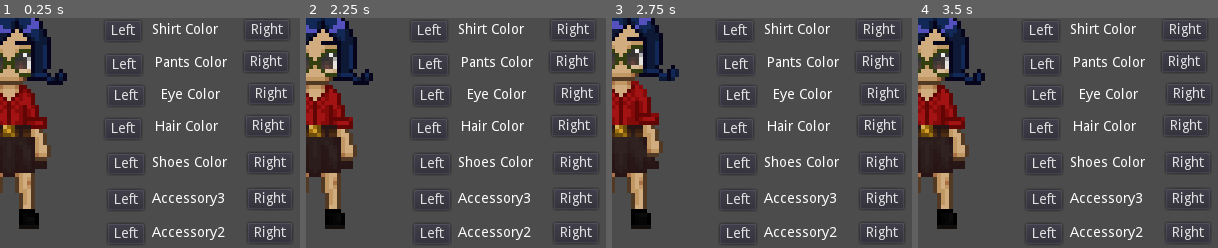
Above: before the commit, frames 1-4 (left to right).
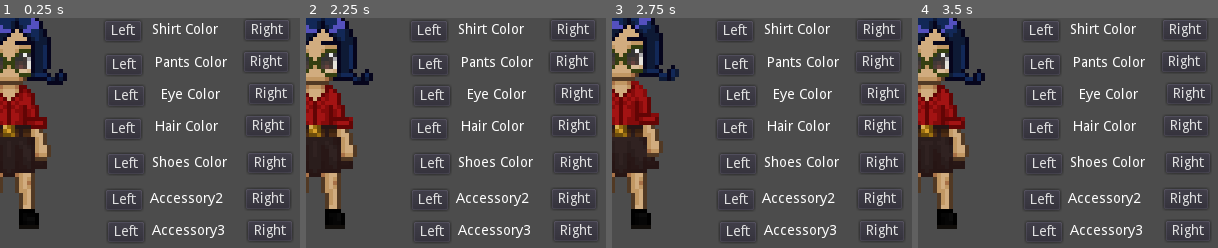
Above: after the commit, the same moments.

Repository: Bronsky91/godwood
Game: Godot game, scene res://Scenes/Menu.tscn
Two runs of this game, one before a commit and one after it. Both use one fixed random seed, a clock stepped at 60 frames per second and the inputs below.
Inputs (mouse positions are % of the whole screen's width and height, from its top left):
- Up to frame 1 (0.25 s): no input
- Up to frame 2 (2.25 s): click (32, 4) at 0.52 s; type "Alex" at 0.6 s; click (83, 4) at 0.75 s; type "Alex" at 0.83 s; click "B" at 1.25 s; click "G" at 2 s
- Up to frame 3 (2.75 s): no input
- Up to frame 4 (3.5 s): click "Left" at 2.75 s
The pictures show only the part of the screen within x 50-100%, y 29-79%; the shares and areas given below are measured in that part.

The runs differ from the first frame. In frame 1, 2.5% of the frame differs, in the area x 35-98%, y 74-97%; in frame 2, 2.5%; in frame 3, 2.5%; in frame 4, 2.5%.

Commit message:
Accessory2-3

Diff:
--- a/Scenes/CharacterCreation.tscn
+++ b/Scenes/CharacterCreation.tscn
@@ -342,10 +342,10 @@
 text = "Right"
 
 [node name="Accessory2Label" type="Label" parent="."]
-margin_left = 464.469
-margin_top = 353.842
-margin_right = 537.469
-margin_bottom = 367.842
+margin_left = 462.025
+margin_top = 320.447
+margin_right = 535.025
+margin_bottom = 334.447
 text = "Accessory2"
 align = 1
 
@@ -365,9 +365,9 @@
 
 [node name="Accessory3Label" type="Label" parent="."]
 margin_left = 463.605
-margin_top = 319.842
+margin_top = 352.422
 margin_right = 536.605
-margin_bottom = 333.842
+margin_bottom = 366.422
 text = "Accessory3"
 align = 1
 
@@ -473,6 +473,10 @@
 [connection signal="button_up" from="ShirtColorLabel/Right" to="." method="_on_Color_Selection_button_up" binds= [ 1, "Top" ]]
 [connection signal="button_up" from="Accessory1Label/Left" to="." method="_on_Sprite_Selection_button_up" binds= [ -1, "Accessory1" ]]
 [connection signal="button_up" from="Accessory1Label/Right" to="." method="_on_Sprite_Selection_button_up" binds= [ 1, "Accessory1" ]]
+[connection signal="button_up" from="Accessory2Label/Left" to="." method="_on_Sprite_Selection_button_up" binds= [ -1, "Accessory2" ]]
+[connection signal="button_up" from="Accessory2Label/Right" to="." method="_on_Sprite_Selection_button_up" binds= [ 1, "Accessory2" ]]
+[connection signal="button_up" from="Accessory3Label/Left" to="." method="_on_Sprite_Selection_button_up" binds= [ -1, "Accessory3" ]]
+[connection signal="button_up" from="Accessory3Label/Right" to="." method="_on_Sprite_Selection_button_up" binds= [ 1, "Accessory3" ]]
 [connection signal="button_up" from="ShoesLabel/Left" to="." method="_on_Sprite_Selection_button_up" binds= [ 1, "Shoes" ]]
 [connection signal="button_up" from="ShoesLabel/Right" to="." method="_on_Sprite_Selection_button_up" binds= [ 1, "Shoes" ]]
 [connection signal="button_up" from="ShoesColorLabel/Left" to="." method="_on_Color_Selection_button_up" binds= [ -1, "Shoe" ]]
